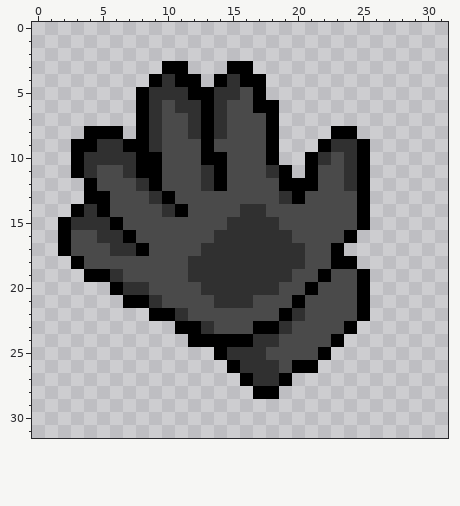
Pixel-art sprite: Smaug4/Assets/_Game/Arts/Sprites/UI/Cursors/cursor_default.png. The first picture shows the starting point.
The file is 32x32 pixels.
New version:
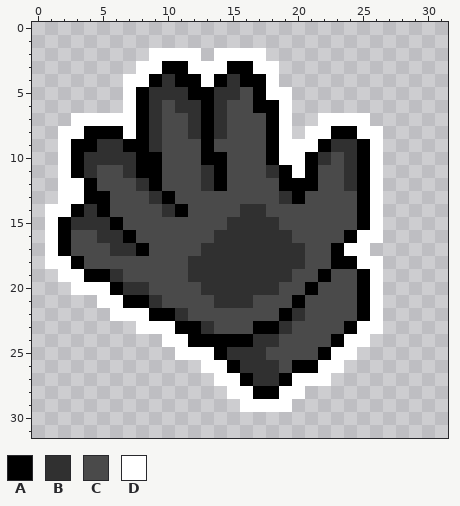
Palette (. is transparent): A #000000  B #303030  C #4a4a4a  D #ffffff
What changed:
y 2: x 9..12 .... -> DDDD; x 14..17 .... -> DDDD
y 3: x 8..9 .. -> DD; x 12..14 ... -> DDD; x 17..18 .. -> DD
y 4: x 7..8 .. -> DD; x 13 . -> D; x 18 . -> D
y 5: x 7 . -> D; x 18..19 .. -> DD
y 6: x 7 . -> D; x 19 . -> D
y 7: x 3..7 ..... -> DDDDD; x 19 . -> D; x 22..25 .... -> DDDD
y 8: x 2..3 .. -> DD; x 7 . -> D; x 19 . -> D; x 21..22 .. -> DD; x 25..26 .. -> DD
y 9: x 2 . -> D; x 19..21 ... -> DDD; x 26 . -> D
y 10: x 2 . -> D; x 19..20 .. -> DD; x 26 . -> D
y 11: x 2 . -> D; x 20 . -> D; x 26 . -> D
y 12..13: x 2..3 .. -> DD; x 26 . -> D
y 14: x 1..2 .. -> DD; x 26 . -> D
y 15: x 1 . -> D; x 26 . -> D
y 16: x 1 . -> D; x 25..26 .. -> DD
y 17: x 1 . -> D; x 24..25 .. -> DD
y 18: x 1..2 .. -> DD; x 25..26 .. -> DD
y 19: x 2..3 .. -> DD; x 26 . -> D
y 20: x 3..5 ... -> DDD; x 26 . -> D
y 21: x 5..6 .. -> DD; x 26 . -> D
y 22: x 6..8 ... -> DDD; x 26 . -> D
y 23: x 8..10 ... -> DDD; x 25..26 .. -> DD
y 24: x 10..11 .. -> DD; x 24..25 .. -> DD
y 25: x 11..13 ... -> DDD; x 23..24 .. -> DD
y 26: x 13..14 .. -> DD; x 22..23 .. -> DD
y 27: x 14..15 .. -> DD; x 20..22 ... -> DDD
y 28: x 15..16 .. -> DD; x 19..20 .. -> DD
y 29: x 16..19 .... -> DDDD
Boxes around the changes in both pictures, in picture pixels (x1, y1, x2, y2):
added: (45, 48, 383, 412)
